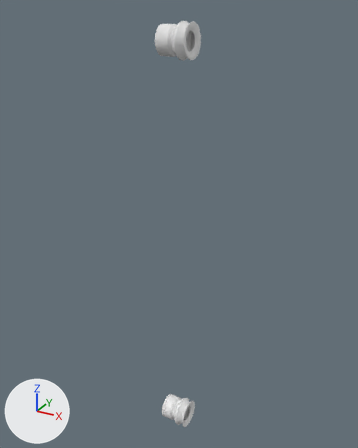
The OBJ model mep3_simulation/webots_data/worlds/assets/meshes/RobotMemristor2/sisaljke_osnovno.obj: old version first, new version second.
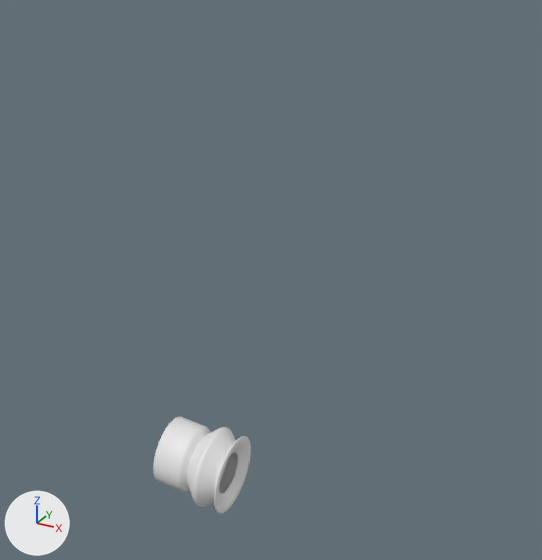
Old and new are each drawn whole from a camera (50 mm lens) standing at (0.178, -0.429, 0.141) and looking at (0.042, -0.183, 0.018) and again close up on the part from 31% to 82% of the width and 56% to 99% of the height. Lighting does not change. The marker at lower left points along +X, +Y and +Z. Where no turn or scale is listed for an object, it has been applied to the vertices.

The first close-up shows 'sisaljke_osnovno'.
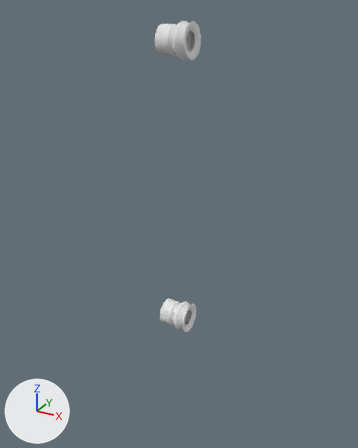
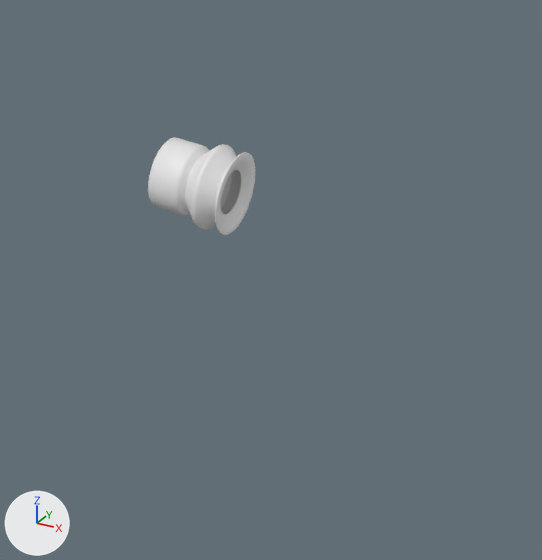
The newer file is also turned or shifted as a whole; pictures and numbers use the older file's frame.

Patch to the scene script:
```diff
--- a/mep3_simulation/webots_data/worlds/assets/meshes/RobotMemristor2/sisaljke_osnovno.obj.py
+++ b/mep3_simulation/webots_data/worlds/assets/meshes/RobotMemristor2/sisaljke_osnovno.obj.py
@@ me_sisaljke_osnovno @@
 me_sisaljke_osnovno.from_pydata(...)  # 5792 vertices, 11584 faces; spans x 0.036..0.054, y -0.199..-0.18, z -0.134..0.134
 # used by ob_sisaljke_osnovno; location = (0.0, 0.0, 0.0)
+# me_sisaljke_osnovno part 1: the loose piece of 2896 vertices spanning x 0.036..0.054, y -0.199..-0.18, z -0.134..-0.115 is moved by (0.0, 0.0, 0.081)
```

Pixel boxes (x1, y1, x2, y2) of what changed, in the close-ups (542 x 560 px):
'sisaljke_osnovno', reshaped
    before: (153, 417, 251, 514)
    after: (148, 137, 255, 235)
